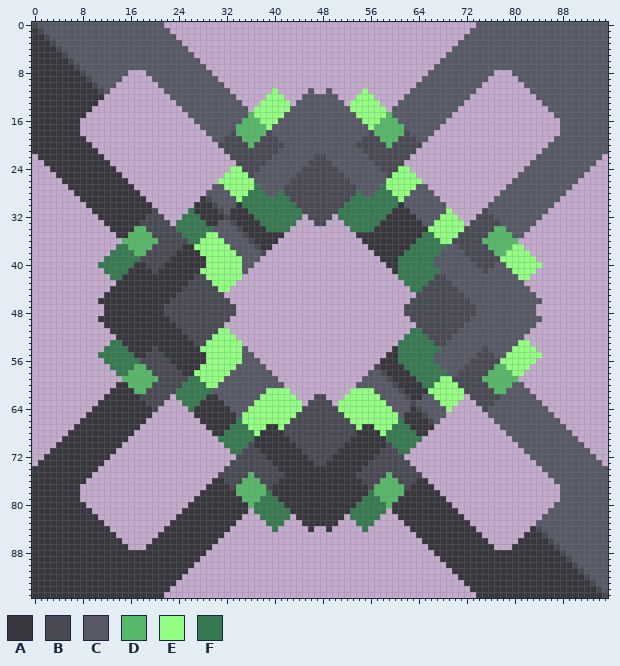
File history of a sprite sheet, assets/sprites/blocks/ballistic-factory-top.png. The first picture shows the starting point.
The file is 96x96 pixels.
Palette (. is transparent): A #37373d  B #494a54  C #575a66  D #58b86a  E #93ff82  F #377a51
After the commit:
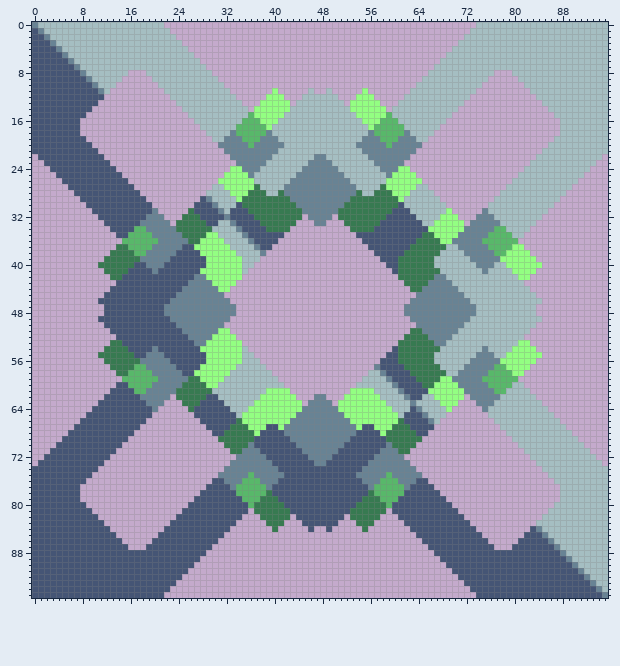
Changes in this commit:
Colour A changes from #37373d to #455575.
Colour B changes from #494a54 to #688394.
Colour C changes from #575a66 to #a5bec2.
Boxes around the changes in both pictures, in picture pixels (x1, y1, x2, y2):
changed: (32, 22, 608, 598)
